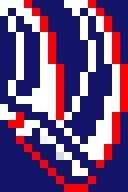
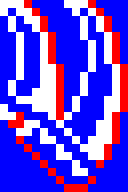
Before/after of a 128px x 192px layered artwork. What changed in the layer stack:
removed layer "Layer #1" over [0, 0, 128, 184]
painted on "Background" over [0, 0, 128, 192]
